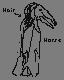
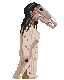
The second 64 x 80 image is a revision of the first. Changes to its layers:
hid "Paint Layer 1", opacity 100% → 18% over [left=0, top=0, right=64, bottom=80]
added layer "wholesprite" (2nd of 2) above "Group 5" over [left=0, top=0, right=64, bottom=80]
